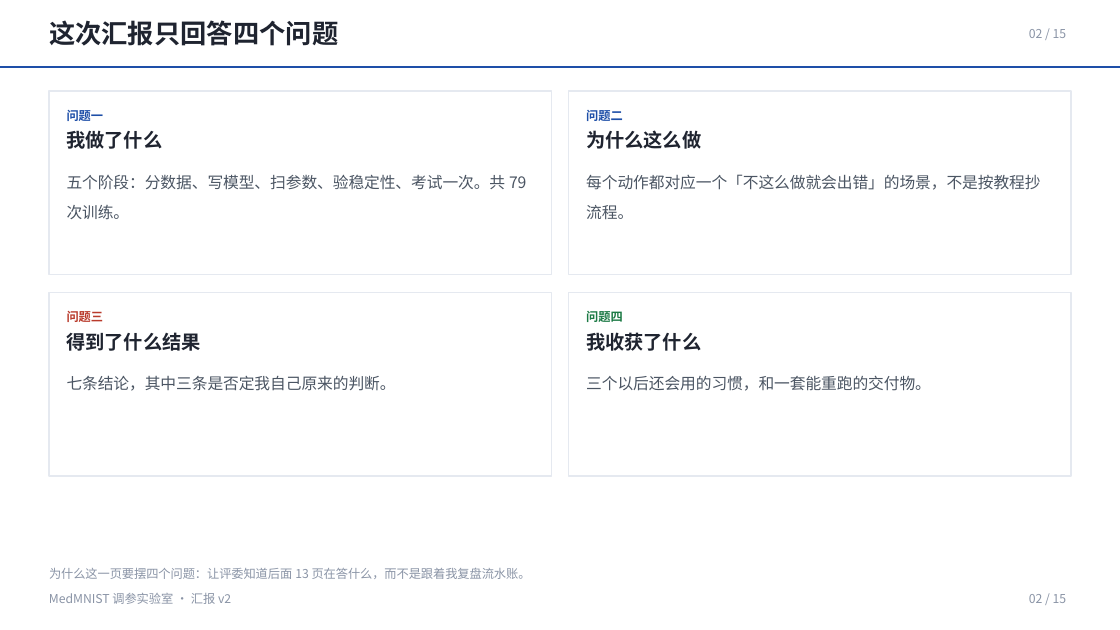
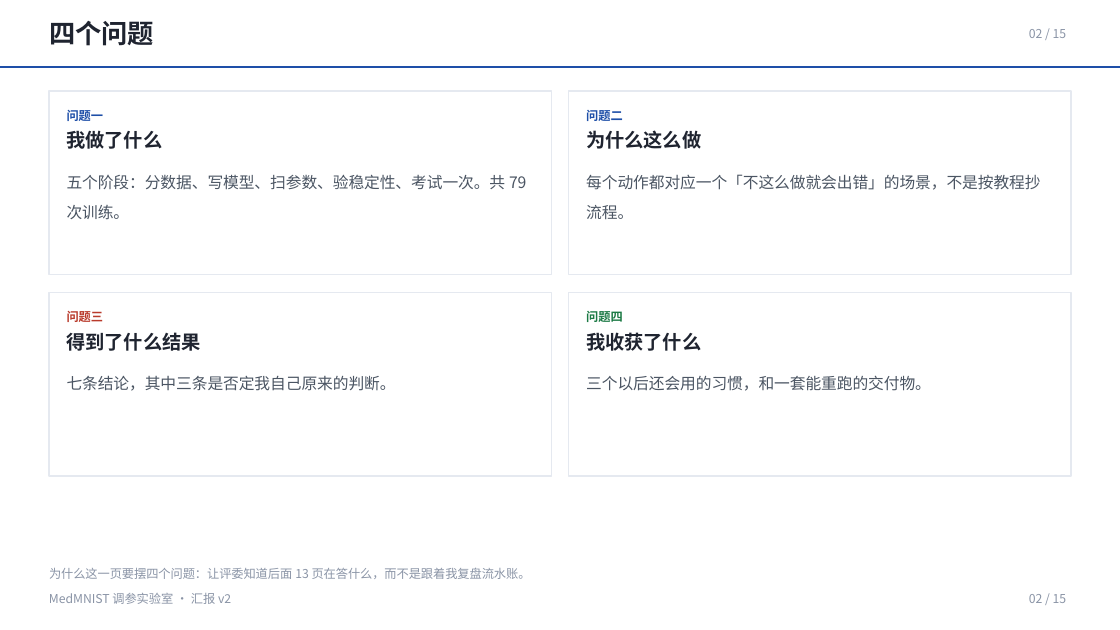
Before and after one commit to via453/medmnist-tuning-lab, a slide deck: slide 2 of MedMNIST调参实验室_汇报_v2/MedMNIST调参实验室_汇报_v2.pptx. Drawn at 1120x630 pixels with LibreOffice and Linux fonts; fonts in the diff are those of the drawing. Boxes give left, top, right and bottom in pixels: in the first picture for what was removed or moved away, otherwise in the second. Text is boxed around its words. In the diff, an @@ line names an element or a change of style, - is before the commit and + after.

```diff
--- a/MedMNIST调参实验室_汇报_v2/MedMNIST调参实验室_汇报_v2.pptx
+++ b/MedMNIST调参实验室_汇报_v2/MedMNIST调参实验室_汇报_v2.pptx
@@ text at (49,21,154,46): text changed @@
-这次汇报只回答四个问题
+四个问题
```
Also in this commit, not shown: 1 other slide changed, 47 other files.
